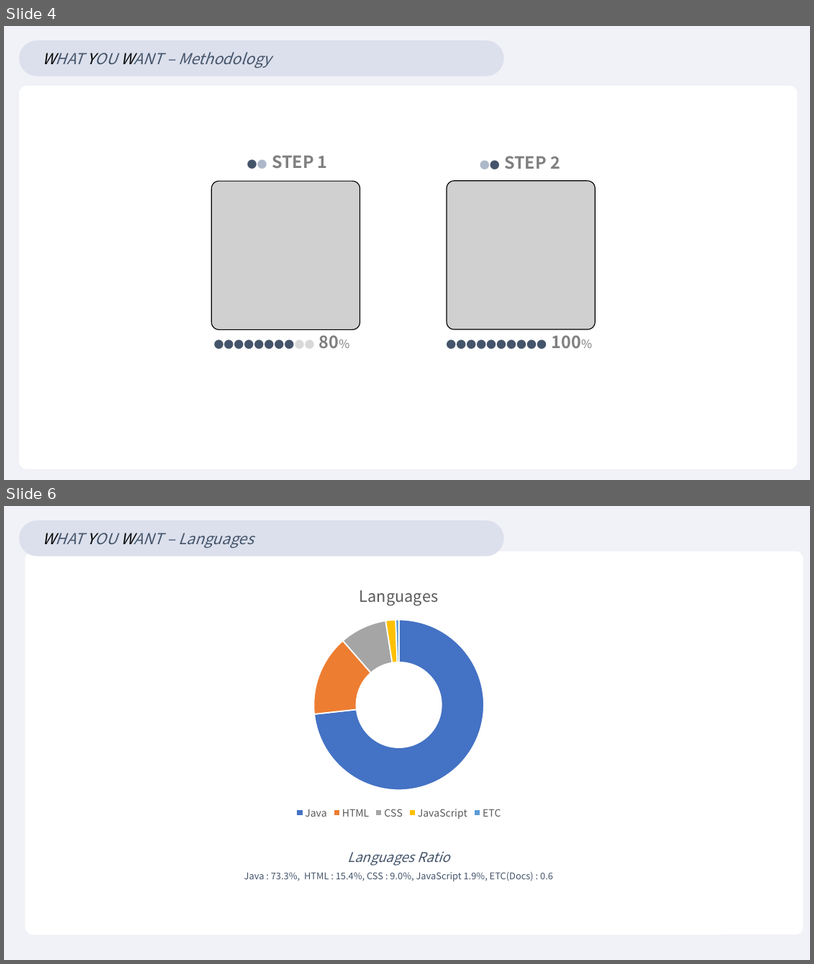
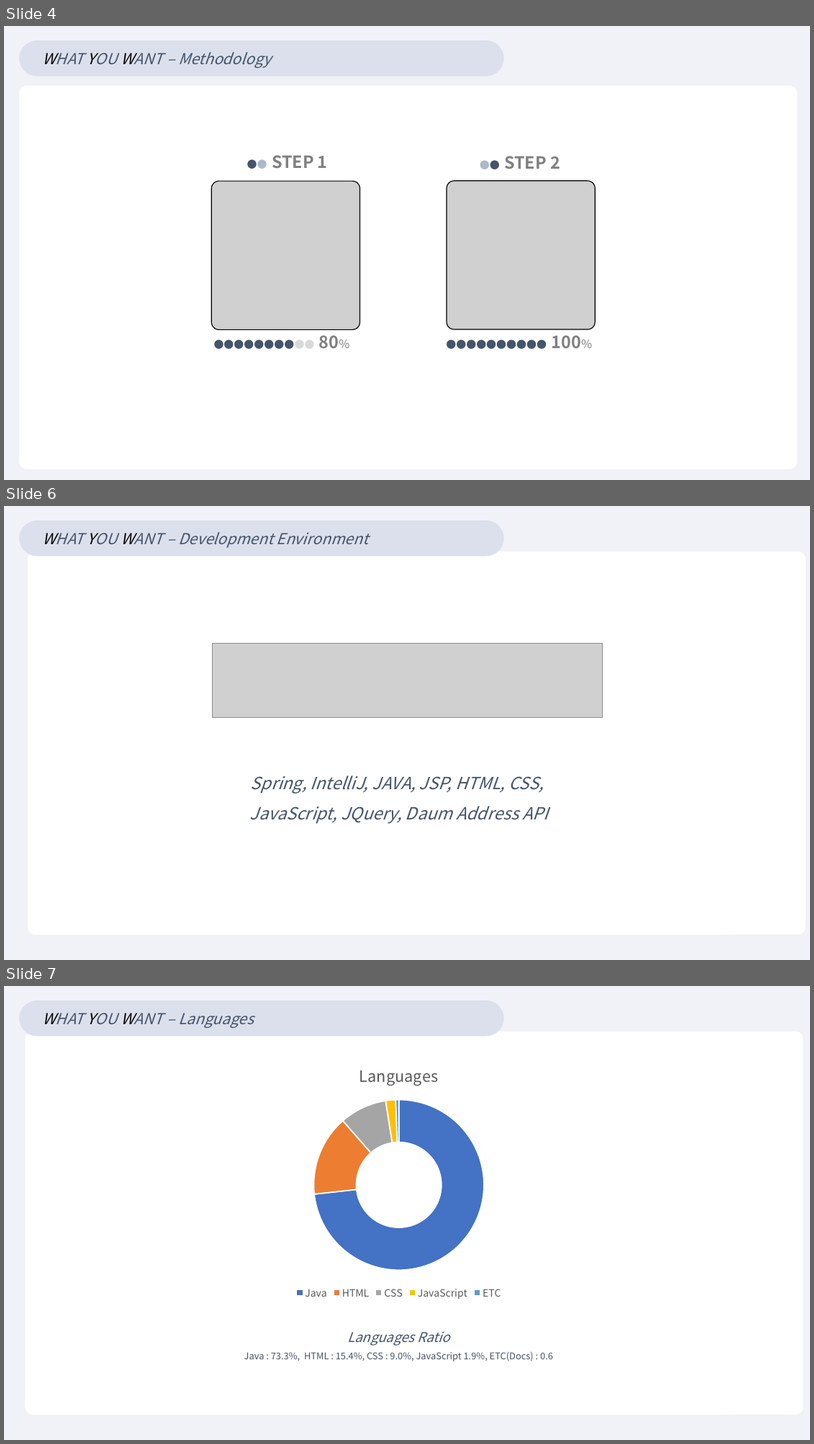
Before and after one commit to osy8814/Project-WYW, a slide deck: 발표자료 첨부파일/WYWproject.pptx. Shown one above the other, each under a label of ours: slides 4 and 6 before the commit, slides 4, 6 and 7 after it; the slides between them are not shown. The pictures are 814x964 and 814x1444 pixels, drawn with LibreOffice and Linux fonts; fonts in the diff are those of the drawing; grey boxes stand for pictures. Boxes give left, top, right and bottom in pixels: in the first picture for what was removed or moved away, otherwise in the second. Text is boxed around its words. In the diff, an @@ line names an element or a change of style, - is before the commit and + after.

```diff
--- a/발표자료 첨부파일/WYWproject.pptx
+++ b/발표자료 첨부파일/WYWproject.pptx
@@ slide 6 added at box(4, 506, 810, 960), background #F1F2F7 @@
@@ rounded rectangle added at box(19, 520, 504, 556), fill #DCE0EC, 18 pt, text #44546A, italic @@
+WHAT YOU WANT – Development Environment
@@ rounded rectangle added at box(28, 551, 806, 934), fill #FFFFFF @@
@@ picture added at box(212, 644, 602, 717) @@
@@ text added at box(250, 775, 548, 824), 20 pt, text #44546A, italic @@
+Spring, IntelliJ, JAVA, JSP, HTML, CSS,
+JavaScript, JQuery, Daum Address API
@@ what was slide 6 is now slide 7 @@
```
Also in this commit, not shown: 1 slide changed, 8 other slides added, 4 slides removed.
